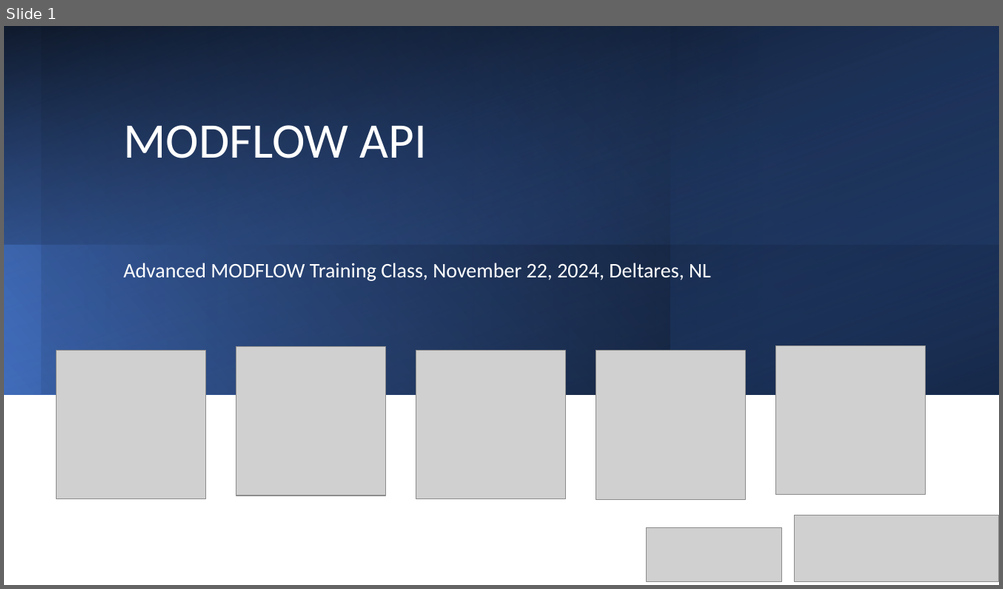
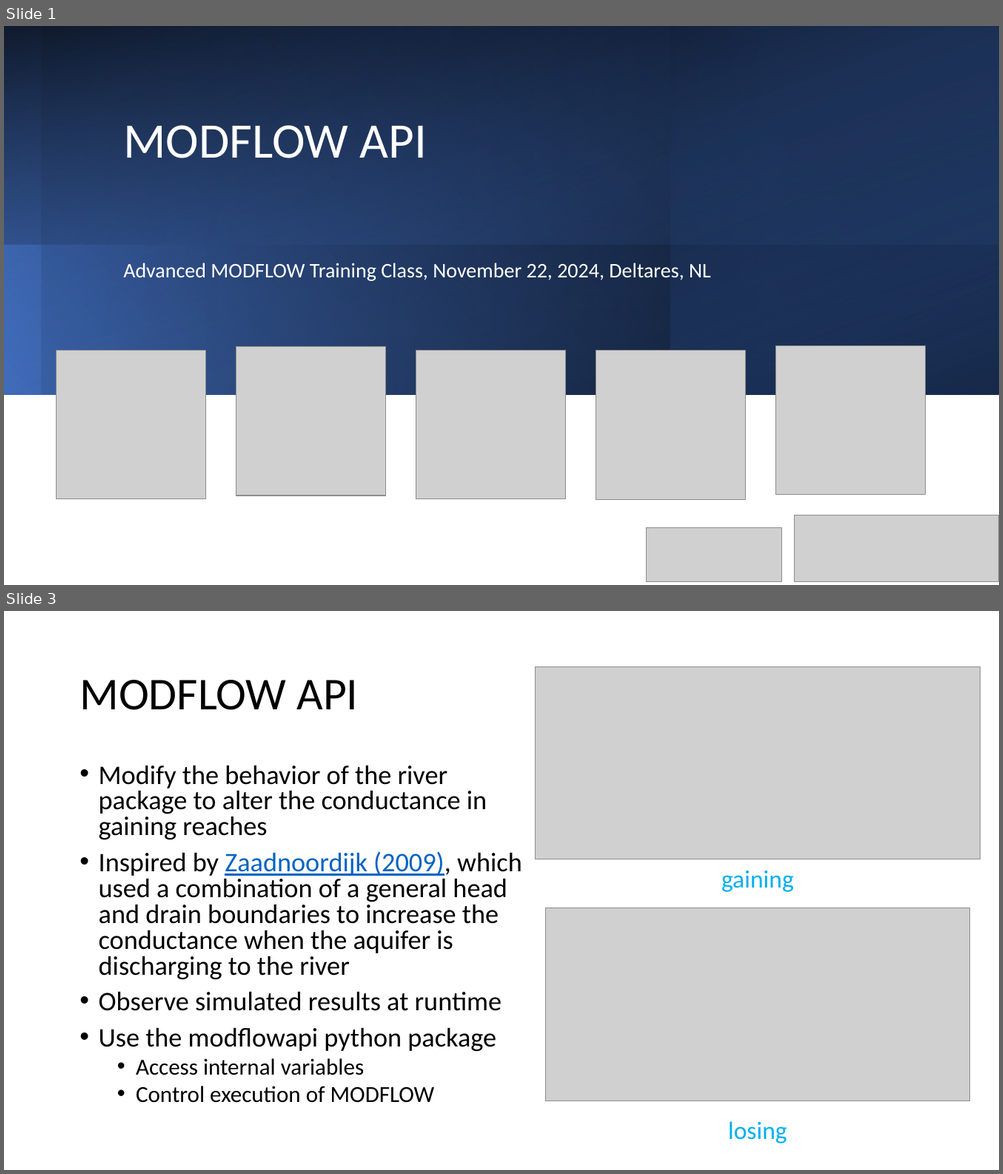
Before and after one commit to martclanor/modflow-dsd24, a slide deck: presentations/5-MODFLOW_API.pptx. Shown one above the other, each under a label of ours: slide 1 before the commit, slides 1 and 3 after it; the slides between them are not shown. The pictures are 1003x589 and 1003x1174 pixels, drawn with LibreOffice and Linux fonts; fonts in the diff are those of the drawing; grey boxes stand for pictures. Boxes give left, top, right and bottom in pixels: in the first picture for what was removed or moved away, otherwise in the second. Text is boxed around its words. In the diff, an @@ line names an element or a change of style, - is before the commit and + after.

```diff
--- a/presentations/5-MODFLOW_API.pptx
+++ b/presentations/5-MODFLOW_API.pptx
@@ slide 3 added at (4, 611, 999, 1170), background #FFFFFF @@
@@ picture added at (535, 667, 980, 860) @@
@@ title added at (79, 680, 358, 710), 44 pt, text #000000 @@
+MODFLOW API
@@ text added at (99, 765, 522, 1103), 25.9 pt, text #000000 @@
+• Modify the behavior of the river package to alter the conductance in gaining reaches
+• Inspired by Zaadnoordijk (2009), which used a combination of a general head and drain boundaries to increase the conductance when the aquifer is discharging to the river
+• Observe simulated results at runtime
+• Use the modflowapi python package
+  • Access internal variables
+  • Control execution of MODFLOW
@@ text added at (721, 871, 794, 892), 24 pt, text #00B0F0 @@
+gaining
@@ picture added at (546, 908, 970, 1101) @@
@@ text added at (728, 1122, 787, 1144), 24 pt, text #00B0F0 @@
+losing
```
Also in this commit, not shown: 1 other slide added, 1 slide removed, 1 other file.
